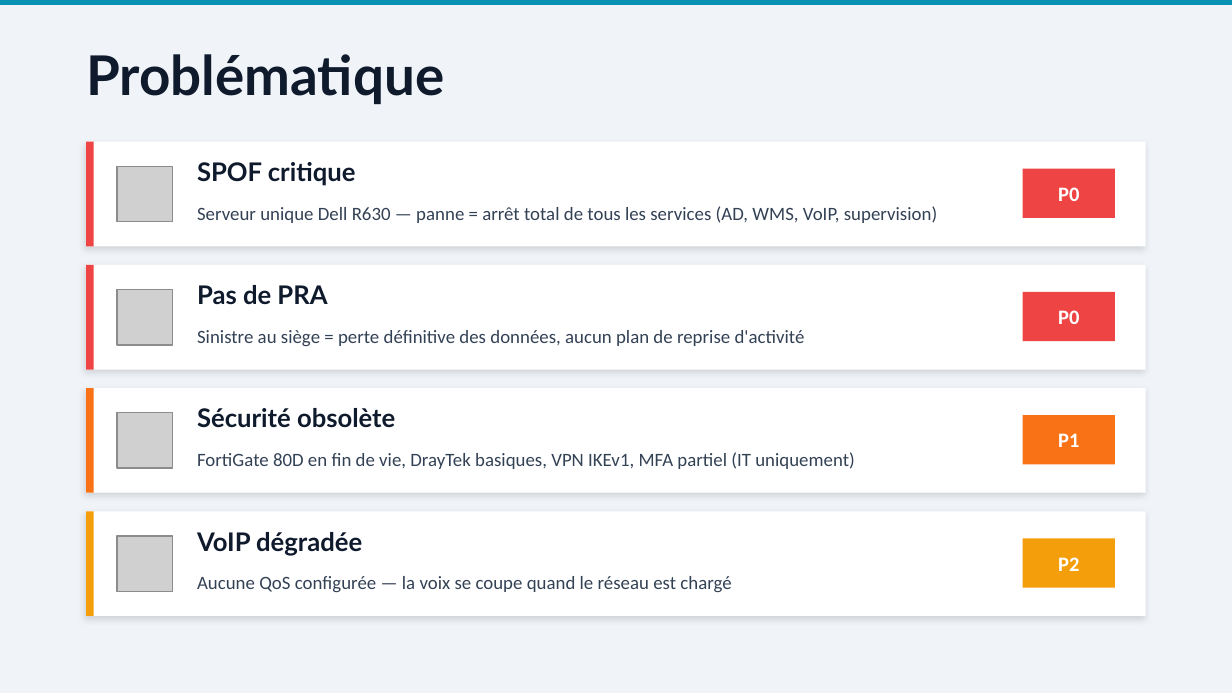
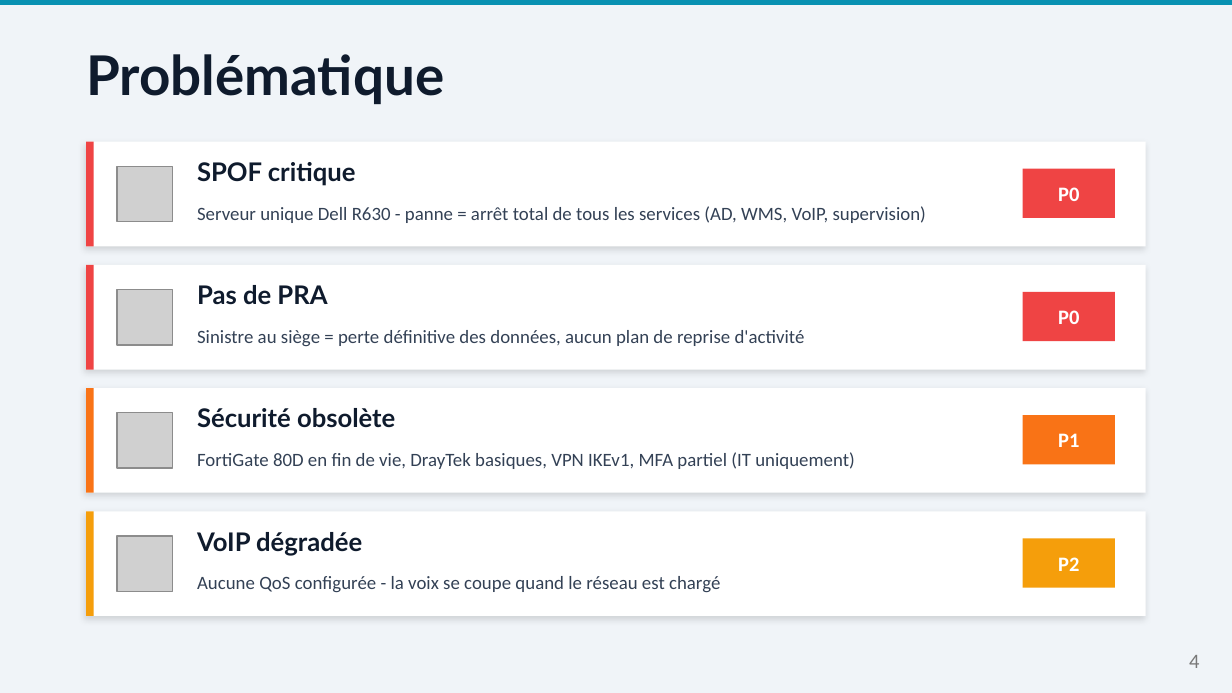
Before and after one commit to AnythingLegalConsidered/MSPR-NordTransit, a slide deck: slide 4 of docs/05-soutenance/MSPR_NordTransit_Presentation.pptx. Drawn at 1232x693 pixels with LibreOffice and Linux fonts; fonts in the diff are those of the drawing; grey boxes stand for pictures. Boxes give left, top, right and bottom in pixels: in the first picture for what was removed or moved away, otherwise in the second. Text is boxed around its words. In the diff, an @@ line names an element or a change of style, - is before the commit and + after.

```diff
--- a/docs/05-soutenance/MSPR_NordTransit_Presentation.pptx
+++ b/docs/05-soutenance/MSPR_NordTransit_Presentation.pptx
@@ text at bbox=[197, 206, 926, 223]: text changed @@
-Serveur unique Dell R630 — panne = arrêt total de tous les services (AD, WMS, VoIP, supervision)
+Serveur unique Dell R630 - panne = arrêt total de tous les services (AD, WMS, VoIP, supervision)
@@ text at bbox=[197, 576, 720, 593]: text changed @@
-Aucune QoS configurée — la voix se coupe quand le réseau est chargé
+Aucune QoS configurée - la voix se coupe quand le réseau est chargé
@@ page number added at bbox=[1189, 655, 1199, 668], 12 pt, text #797979 @@
+4
```
Also in this commit, not shown: 11 other slides changed, 16 other files.
